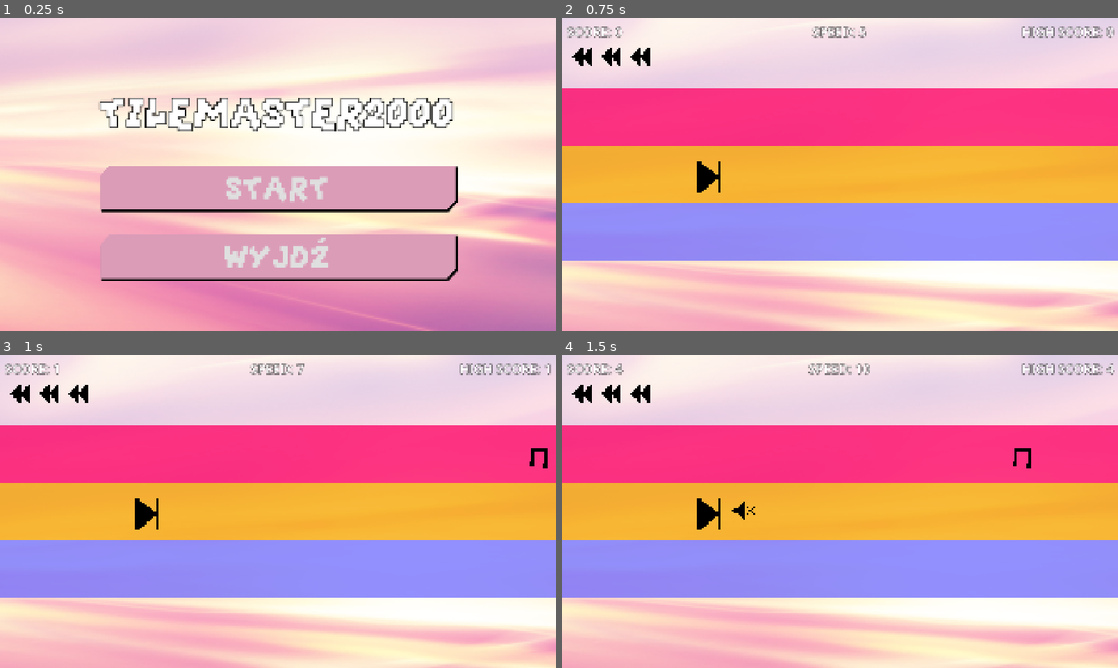
Above: before the commit, frames 1-4 (two rows, left to right).
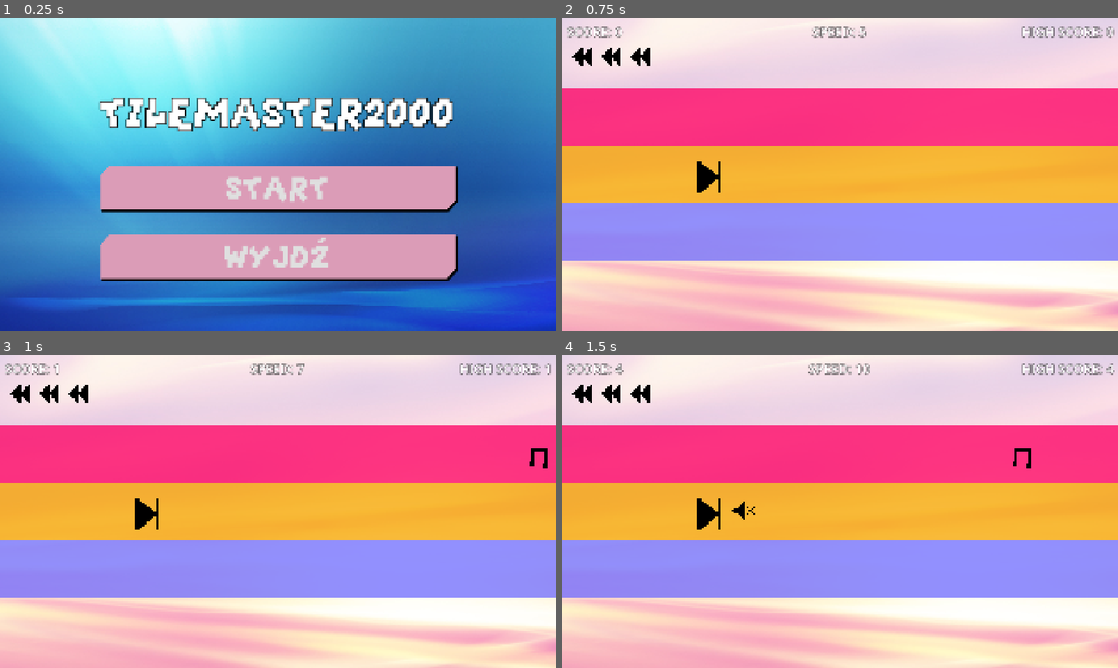
Above: after the commit, the same moments.

Repository: chorwat2137/haven-2026
Game: Godot game, scene res://scenes/main_menu.tscn
The game is run twice, just before and just after one commit, with the same random seed, the same clock (stepped at 60 frames per second) and the same inputs.
Inputs:
- Up to frame 1 (0.25 s): no input
- Up to frame 2 (0.75 s): click "START" at 0.5 s
- Up to frame 3 (1 s): no input
- Up to frame 4 (1.5 s): tap Enter (ui_accept) at 1.25 s; hold Right (ui_right) from 1.28 s (still down); tap Space (shoot) at 1.35 s

The runs differ from the first frame. In frame 1, 77% of the frame differs, in the area x 0-100%, y 0-100%; in frame 2, nothing differs; in frame 3, nothing differs; in frame 4, nothing differs.

Commit message:
Automatic sync

Diff:
--- a/scenes/main_menu.tscn
+++ b/scenes/main_menu.tscn
@@ -1,7 +1,7 @@
 [gd_scene format=3 uid="uid://bpiqg3idm5vsm"]
 
 [ext_resource type="Script" uid="uid://d11d37iuc8a34" path="res://scripts/main_menu.gd" id="1_l6cm7"]
-[ext_resource type="Texture2D" uid="uid://dhbxd0ab4ltmu" path="res://gfx/bg_main.jpg" id="2_bqqt6"]
+[ext_resource type="Texture2D" uid="uid://tikexy2vase7" path="res://gfx/bg_menu.jpg" id="2_bqqt6"]
 [ext_resource type="FontFile" uid="uid://ckbopv8mt6i20" path="res://gfx/GrapeSoda.ttf" id="3_bqqt6"]
 
 [sub_resource type="StyleBoxFlat" id="StyleBoxFlat_kk65j"]
